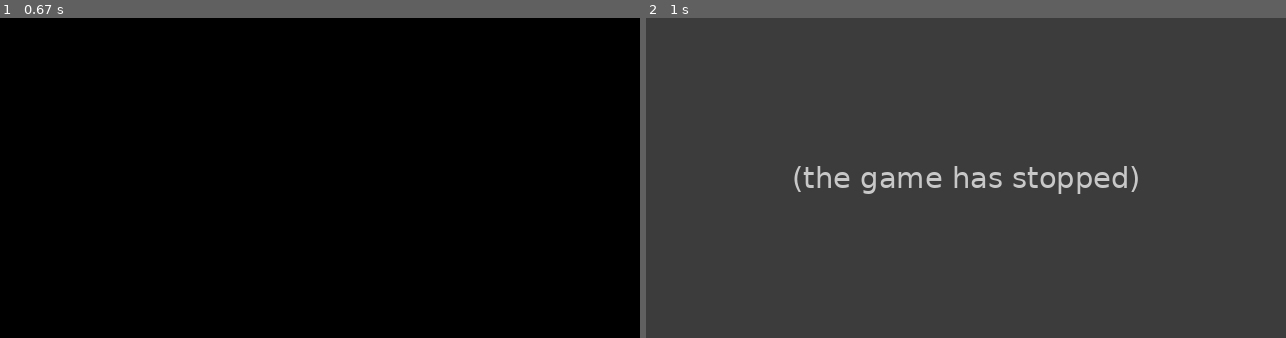
Above: before the commit, frames 1-2 (left to right).
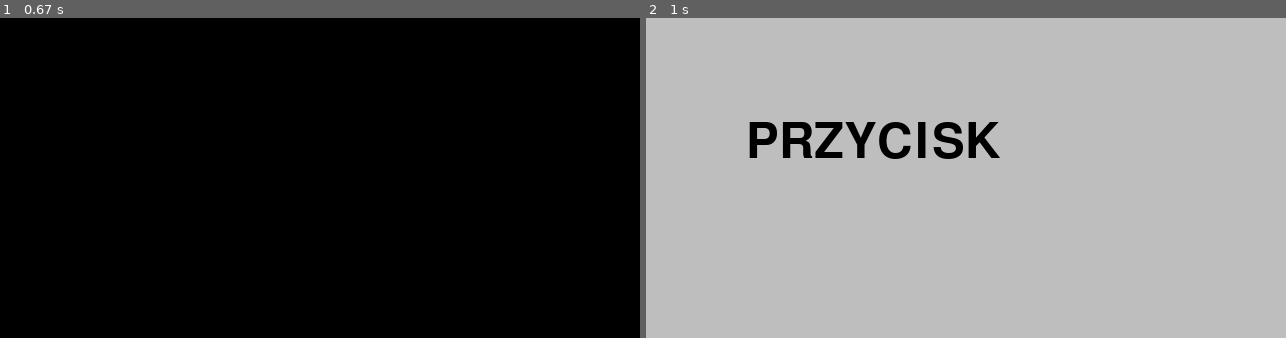
Above: after the commit, the same moments.

Repository: Emru1/grazal
Game: pygame game, started from start.py
Same seed, same stepped clock (60 frames per second), same inputs: the game is played once before the commit and once after it.
Inputs:
- Up to frame 1 (0.67 s): hold D from 0.33 s (still down)
- Up to frame 2 (1 s): release D at 0.8 s; hold W from 0.83 s (still down)

Frame 1 is identical in both runs. In frame 2, 99% of the frame differs, in the area x 0-100%, y 0-100%.
Error before the commit: NameError: name 'TEXT' is not defined (interface.py line 47); the game stopped at 0.83 s (later frames are placeholders)

Commit message:
Update interface.py

Diff:
--- a/src/interface/interface.py
+++ b/src/interface/interface.py
@@ -44,7 +44,7 @@
         """INITIALIZE STARTING SCREEN"""
         Scene()
         App.scene = App.scenes[App.scene.id]
-        App.scene.nodes.append(TEXT("PRZYCISK",pos=(100,100)))
+        App.scene.nodes.append(Text("PRZYCISK",pos=(100,100)))
         App.scene.draw()
 
     def run(self):
